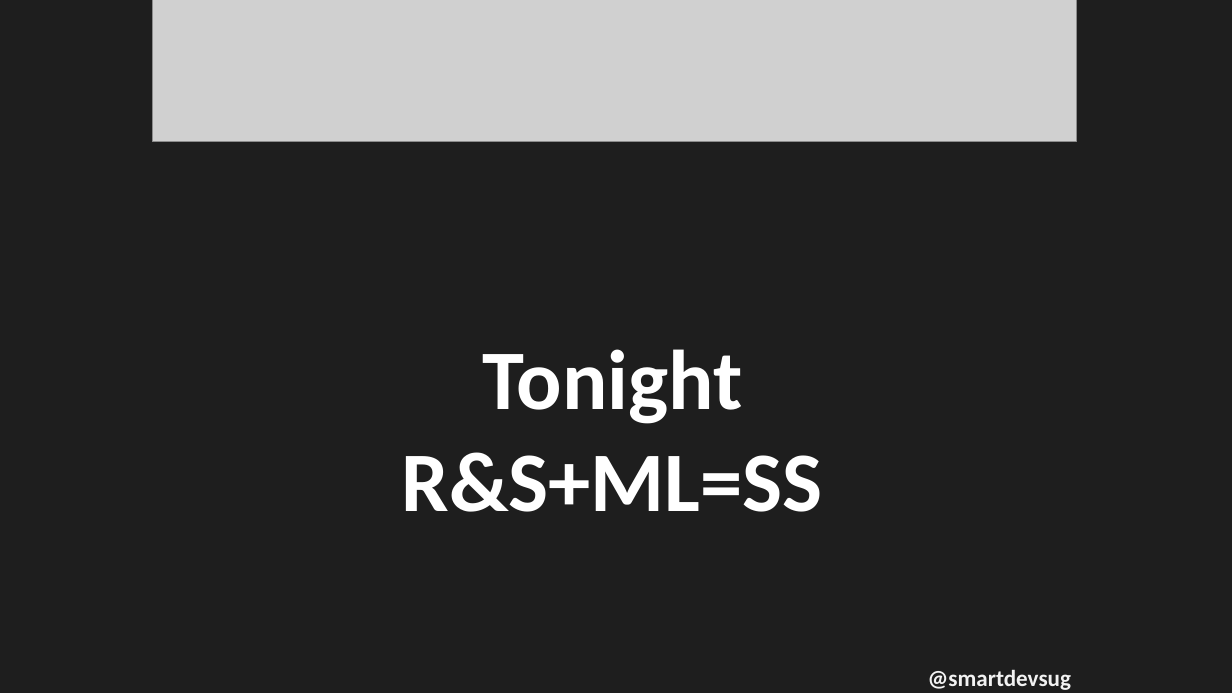
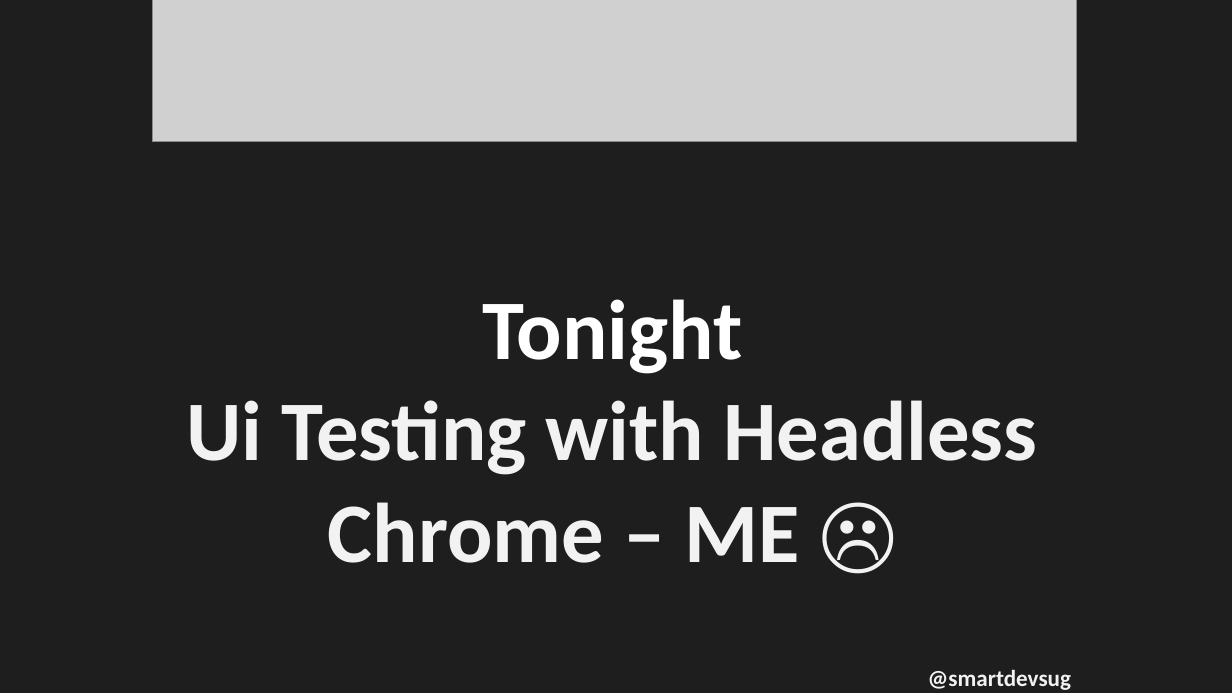
Before and after one commit to rippo/smartdevs, a slide deck: slide 7 of WelcomePresentation-SmartDevs.pptx. Drawn at 1232x693 pixels with LibreOffice and Linux fonts; fonts in the diff are those of the drawing; grey boxes stand for pictures. Boxes give left, top, right and bottom in pixels: in the first picture for what was removed or moved away, otherwise in the second. Text is boxed around its words. In the diff, an @@ line names an element or a change of style, - is before the commit and + after.

```diff
--- a/WelcomePresentation-SmartDevs.pptx
+++ b/WelcomePresentation-SmartDevs.pptx
@@ text at [186,299,1037,563]: text changed; text colour #FFFFFF to #F2F2F2 @@
-Tonight
-R&S+ML=SS
+Tonight
+Ui Testing with Headless Chrome – ME ☹
```
Also in this commit, not shown: 1 other slide changed.
